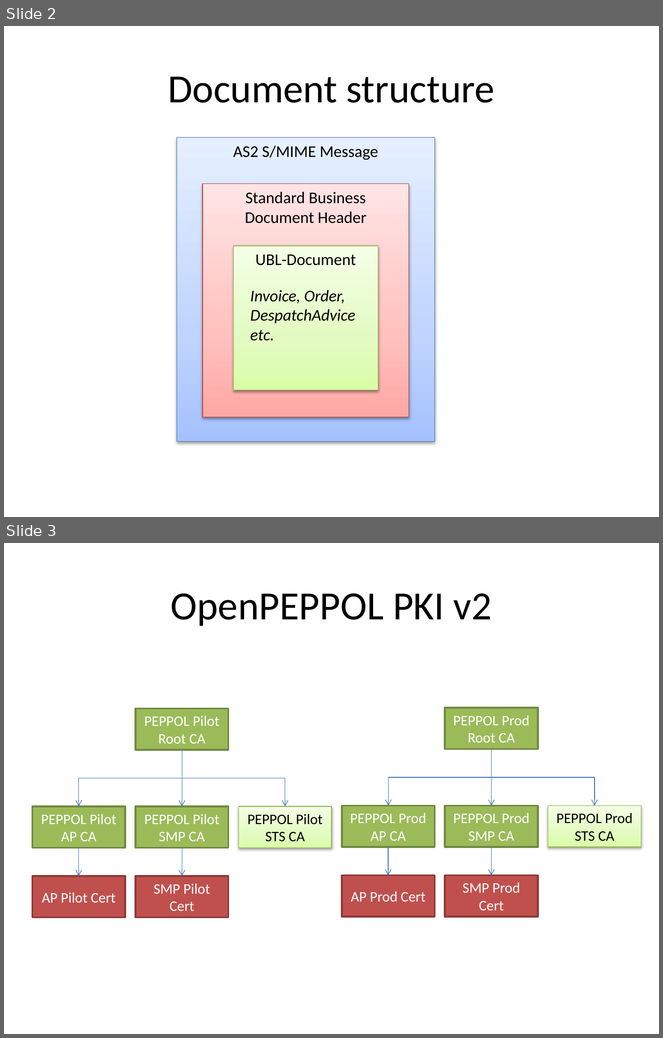
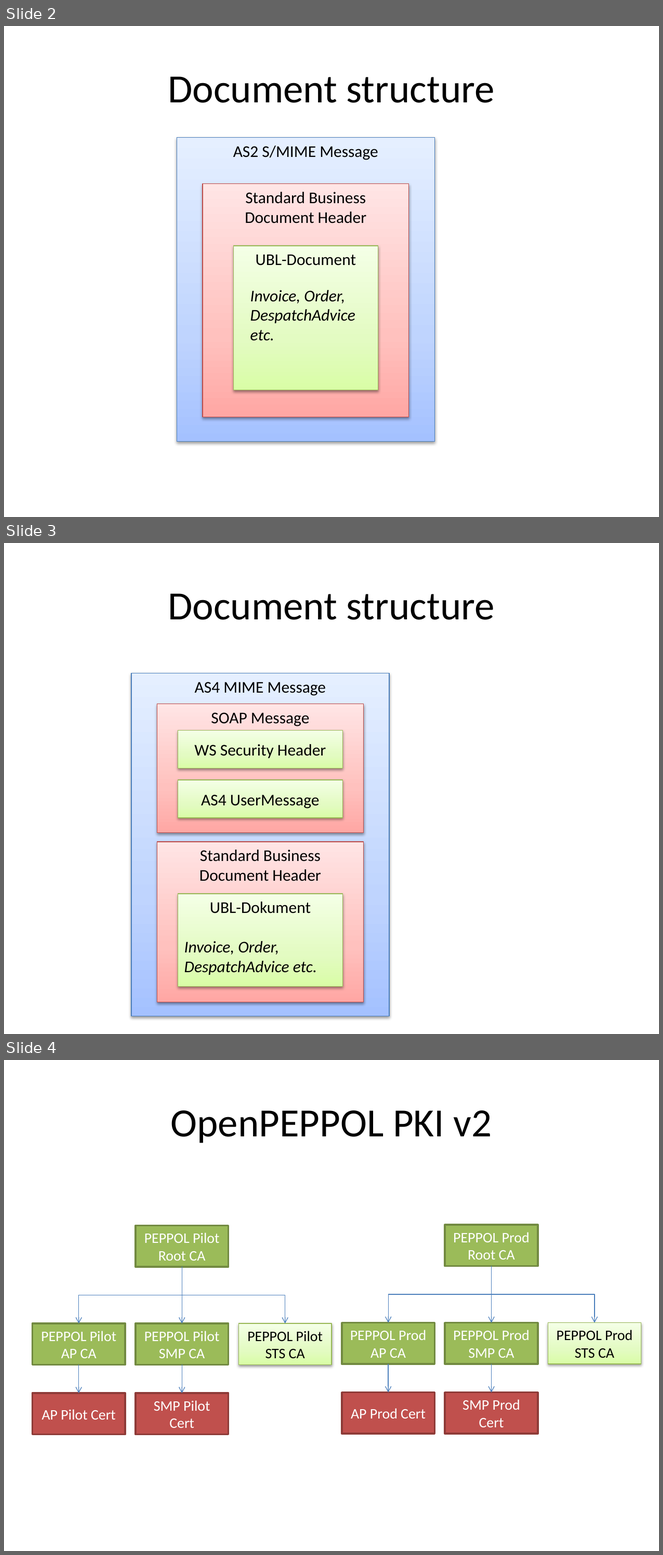
Before and after one commit to phax/peppol-practical, a slide deck: docs/PEPPOL practical.pptx. Shown one above the other, each under a label of ours: slides 2 and 3 before the commit, slides 2, 3 and 4 after it. The pictures are 663x1038 and 663x1555 pixels, drawn with LibreOffice and Linux fonts; fonts in the diff are those of the drawing. Boxes give left, top, right and bottom in pixels: in the first picture for what was removed or moved away, otherwise in the second. Text is boxed around its words. In the diff, an @@ line names an element or a change of style, - is before the commit and + after.

Commit message:
Ctd

```diff
--- a/docs/PEPPOL practical.pptx
+++ b/docs/PEPPOL practical.pptx
@@ slide 3 added at <box>4,543,659,1034</box>, background #FFFFFF @@
@@ title added at <box>168,593,495,620</box>, 44 pt, text #000000 @@
+Document structure
@@ rectangle added at <box>131,674,389,1017</box>, fill gradient #A4C4FF to #BFD4FF to #E6EEFF, outline #4B7EBC 0.75 pt, 18 pt, text #000000 @@
+AS4 MIME Message
@@ rectangle added at <box>157,704,364,833</box>, fill gradient #FFA6A5 to #FFC0BF to #FFE7E7, outline #BF4C48 0.75 pt, 18 pt, text #000000 @@
+SOAP Message
@@ rectangle added at <box>178,730,343,768</box>, fill gradient #DAFDA7 to #E4FCC2 to #F5FFE7, outline #98B955 0.75 pt, 18 pt, text #000000 @@
+WS Security Header
@@ rectangle added at <box>178,780,343,818</box>, fill gradient #DAFDA7 to #E4FCC2 to #F5FFE7, outline #98B955 0.75 pt, 18 pt, text #000000 @@
+AS4 UserMessage
@@ rectangle added at <box>157,842,364,1002</box>, fill gradient #FFA6A5 to #FFC0BF to #FFE7E7, outline #BF4C48 0.75 pt, 18 pt, text #000000 @@
+Standard Business Document Header
@@ rectangle added at <box>178,894,343,987</box>, fill gradient #DAFDA7 to #E4FCC2 to #F5FFE7, outline #98B955 0.75 pt, 18 pt, text #000000, italic @@
+UBL-Dokument
+Invoice, Order, DespatchAdvice etc.
@@ what was slide 3 is now slide 4 @@
```
